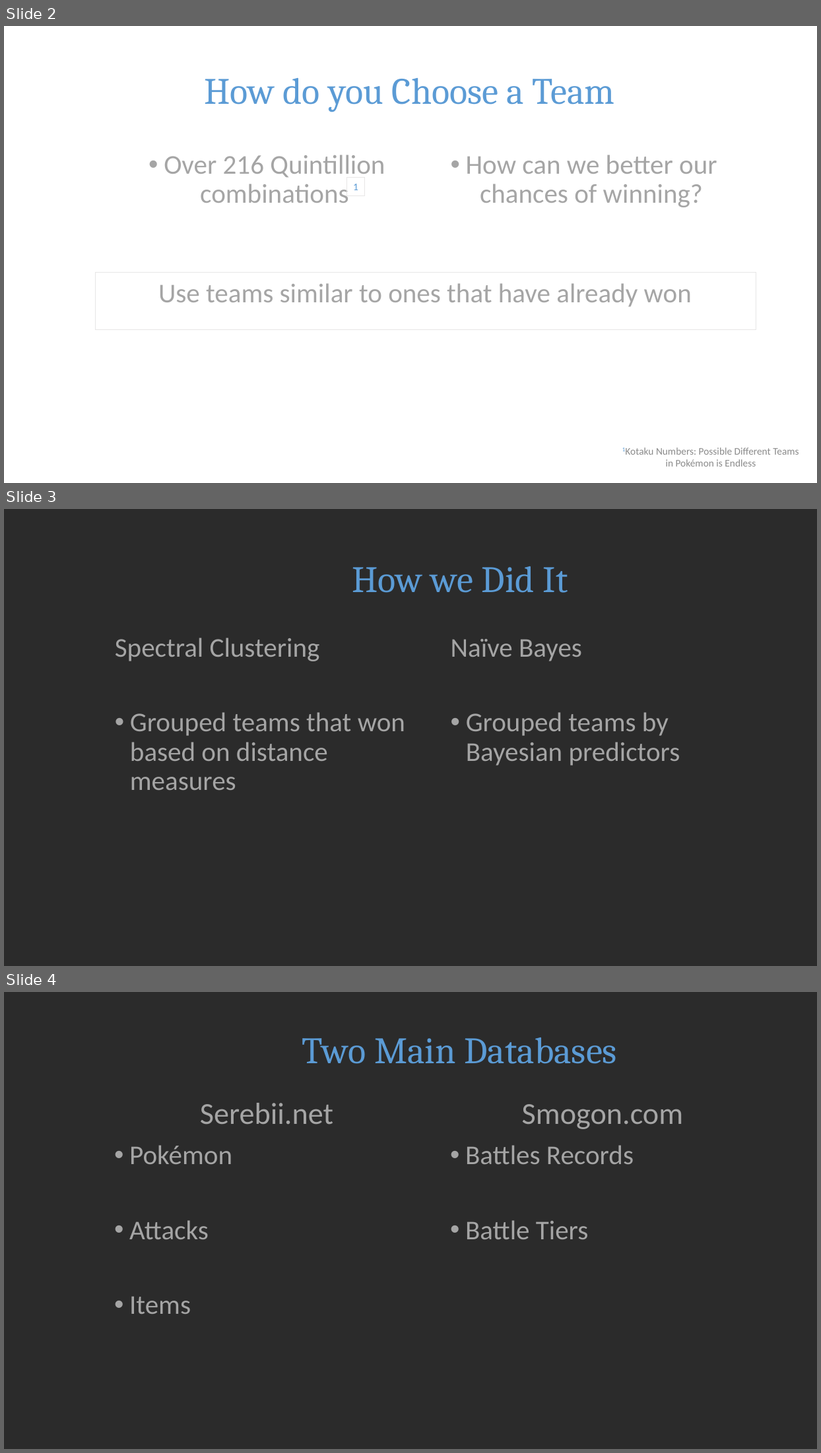
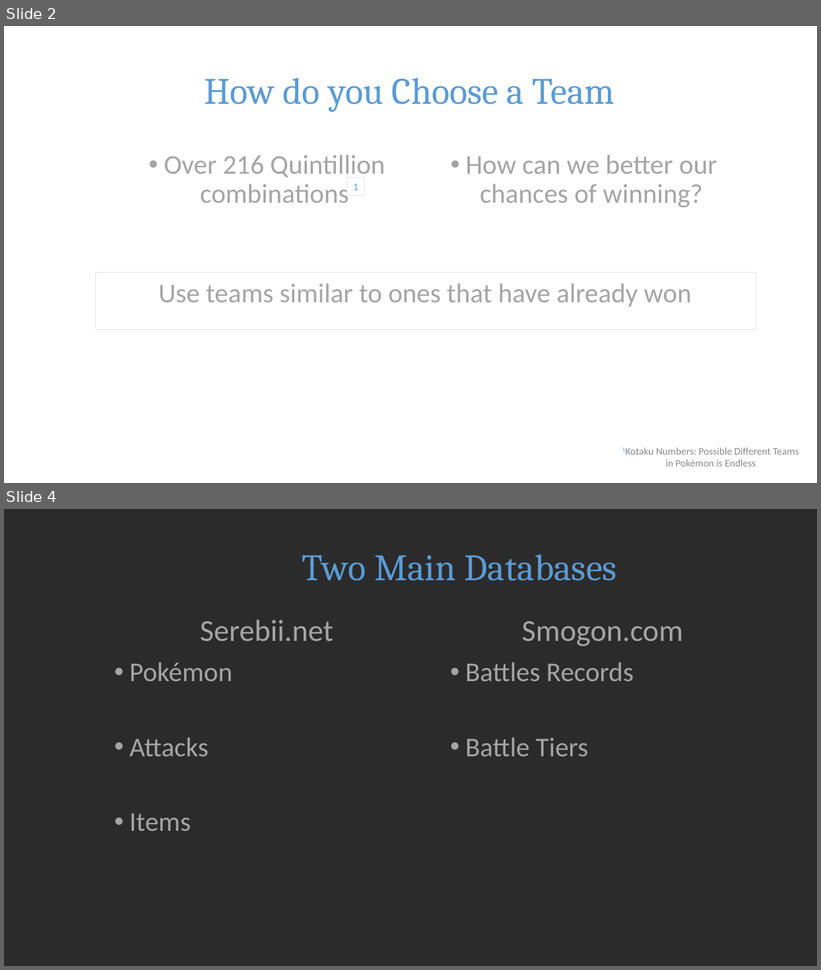
Before and after one commit to k-chen8888/pokemon_matchup, a slide deck: I Choose You.pptx. Shown one above the other, each under a label of ours: slides 2, 3 and 4 before the commit, slides 2 and 4 after it; the slides between them are not shown. The pictures are 821x1453 and 821x970 pixels, drawn with LibreOffice and Linux fonts; fonts in the diff are those of the drawing; background and template pictures are left out; a plain dark background stands for a picture behind light text. Boxes give left, top, right and bottom in pixels: in the first picture for what was removed or moved away, otherwise in the second. Text is boxed around its words. In the diff, an @@ line names an element or a change of style, - is before the commit and + after.

```diff
--- a/I Choose You.pptx
+++ b/I Choose You.pptx
@@ slide 3 removed at box(4, 509, 817, 966), background picture (left out) @@
@@ title removed at box(352, 566, 568, 593) @@
-How we Did It
@@ text removed at box(115, 638, 405, 790) @@
-Spectral Clustering
-• Grouped teams that won based on distance measures
@@ text removed at box(451, 639, 680, 766) @@
-Naïve Bayes
-• Grouped teams by Bayesian predictors
```
Also in this commit, not shown: 1 slide changed, 2 slides added, 1 other slide removed, 2 other files.
